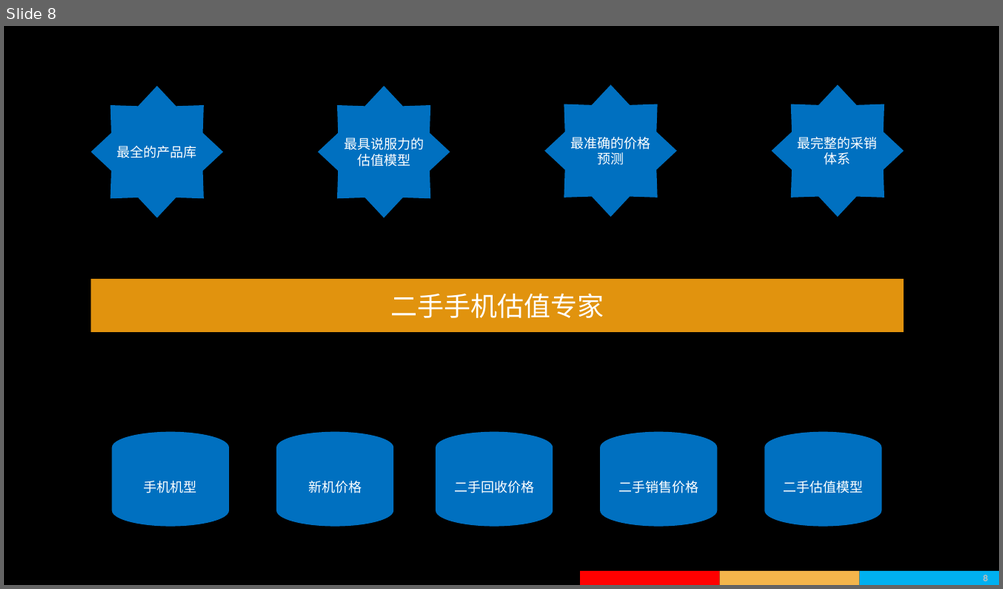
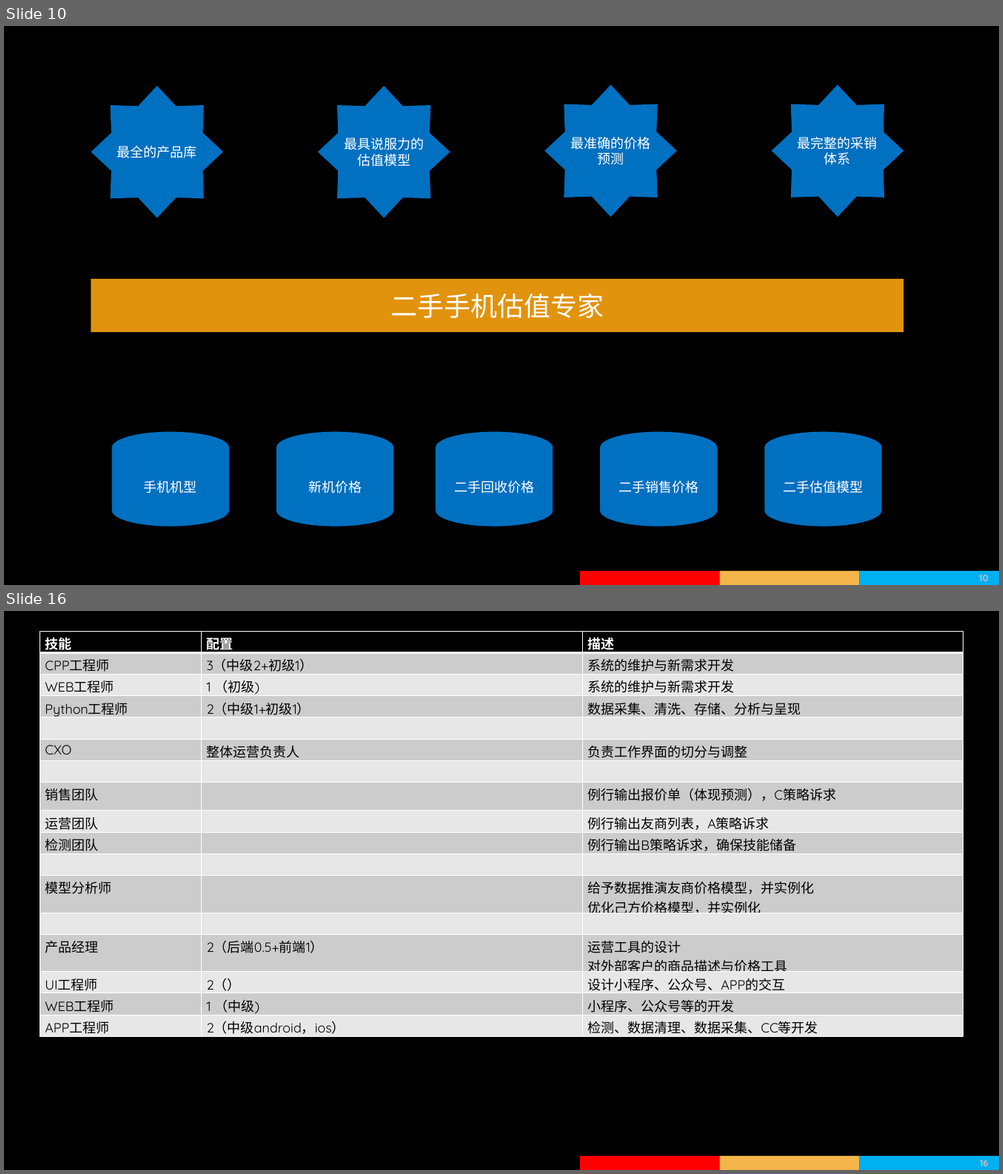
Before and after one commit to wapuboy/ha_how_to, a slide deck: 2019年度价格与BI体系的规划.pptx. Shown one above the other, each under a label of ours: slide 8 before the commit, slides 10 and 16 after it; the slides between them are not shown. The pictures are 1003x589 and 1003x1174 pixels, drawn with LibreOffice and Linux fonts; fonts in the diff are those of the drawing; background and template pictures are left out. Boxes give left, top, right and bottom in pixels: in the first picture for what was removed or moved away, otherwise in the second. Text is boxed around its words. In the diff, an @@ line names an element or a change of style, - is before the commit and + after.

Commit message:
draft

```diff
--- a/2019年度价格与BI体系的规划.pptx
+++ b/2019年度价格与BI体系的规划.pptx
@@ slide 16 added at box(4, 611, 999, 1170), background picture (left out); not listed: 4 template elements that a slide beside it also shows @@
@@ table added at box(40, 631, 963, 1148), 17 rows, 3 columns @@
+技能 | 配置 | 描述
+CPP工程师 | 3（中级2+初级1） | 系统的维护与新需求开发
+WEB工程师 | 1 （初级) | 系统的维护与新需求开发
+Python工程师 | 2（中级1+初级1） | 数据采集、清洗、存储、分析与呈现
+ |  | 
+CXO | 整体运营负责人 | 负责工作界面的切分与调整
+ |  | 
+销售团队 |  | 例行输出报价单（体现预测），C策略诉求
+运营团队 |  | 例行输出友商列表，A策略诉求
+检测团队 |  | 例行输出B策略诉求，确保技能储备
+ |  | 
+模型分析师 |  | 给予数据推演友商价格模型，并实例化 / 优化己方价格模型，并实例化
+ |  | 
+产品经理 | 2（后端0.5+前端1） | 运营工具的设计 / 对外部客户的商品描述与价格工具
+UI工程师 | 2（） | 设计小程序、公众号、APP的交互
+WEB工程师 | 1 （中级) | 小程序、公众号等的开发
+APP工程师 | 2（中级android，ios） | 检测、数据清理、数据采集、CC等开发
@@ what was slide 8 is now slide 10 @@
@@ page number at box(979, 575, 987, 582): text changed @@
-8
+10
```
Also in this commit, not shown: 1 slide changed, 8 other slides added, 2 slides removed.
